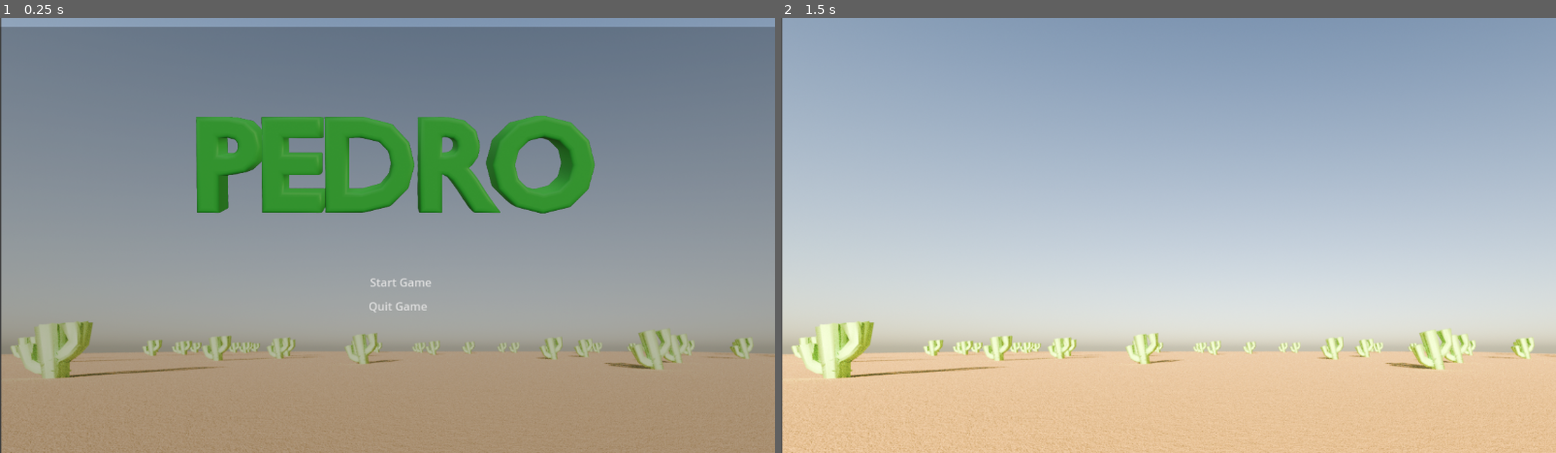
Above: before the commit, frames 1-2 (left to right).
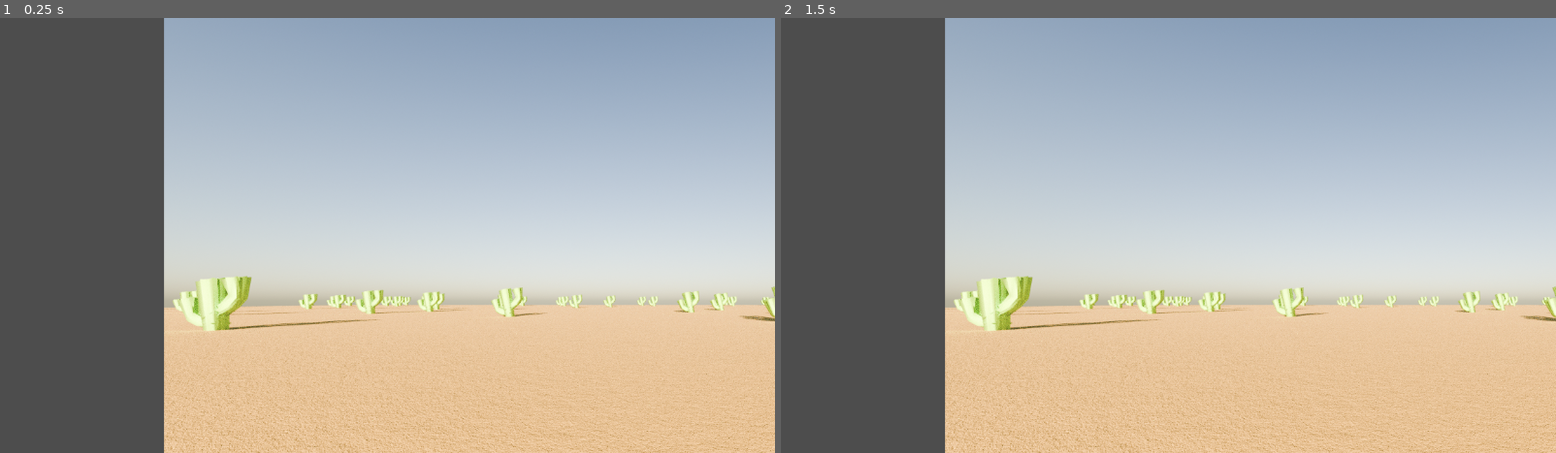
Above: after the commit, the same moments.

Repository: Burns3y/Pedro
Game: Godot game, scene res://scenes/levels/level 1.tscn
Two runs of this game, one before a commit and one after it. Both use one fixed random seed, a clock stepped at 60 frames per second and the inputs below.
Inputs (mouse positions are in pixels of both pictures, inside the frame that each line leads up to):
- Up to frame 1 (0.25 s): no input
- Up to frame 2 (1.5 s): click (1184, 283) at 0.5 s, where only the run before the commit has a clickable "Start Game"; tap Enter at 1.25 s

The runs differ from the first frame. In frame 1, 98% of the frame differs, in the area x 0-100%, y 0-100%; in frame 2, 34%.

Commit message:
realised I deleted lvl 1 so thats fixed now

Diff:
--- a/scenes/levels/Start Screen/start_screen.gd
+++ b/scenes/levels/Start Screen/start_screen.gd
@@ -11,9 +11,9 @@
 
 func _physics_process(delta):
 	if SIGNAL == "true":
-		while modulate.a > 0:
-			$Panel.modulate.a -= 0.1
-			$start_button.modulate.a -= 0.1
-			$quit_button.modulate.a -= 0.1
-			$Logo.modulate.a -= 0.1
+		while $Panel.modulate.a > 0:
+			$Panel.modulate.a -= 0.05
+			$start_button.modulate.a -= 0.05
+			$quit_button.modulate.a -= 0.05
+			$Logo.modulate.a -= 0.05
 			await get_tree().create_timer(3.0).timeout
--- a/scenes/levels/level 1.tscn
+++ b/scenes/levels/level 1.tscn
@@ -1,16 +1,7 @@
-[gd_scene load_steps=4 format=3 uid="uid://b2ka0p8hqghii"]
+[gd_scene load_steps=2 format=3 uid="uid://b2ka0p8hqghii"]
 
-[ext_resource type="Script" path="res://scenes/levels/level 1.gd" id="1_kn8x3"]
-[ext_resource type="PackedScene" uid="uid://chksvnkh4bye7" path="res://scenes/levels/Start Screen/start_screen.tscn" id="1_pf7gu"]
-[ext_resource type="Texture2D" uid="uid://4853smc3bg2i" path="res://assets/backgrounds/pedro_bg3.png" id="2_llwn8"]
+[ext_resource type="Texture2D" uid="uid://4853smc3bg2i" path="res://assets/backgrounds/pedro_bg3.png" id="1_u5ag3"]
 
-[node name="Node2D" type="Node2D"]
-script = ExtResource("1_kn8x3")
-
-[node name="PedroBg3" type="Sprite2D" parent="."]
-position = Vector2(579.982, 405)
-scale = Vector2(1.04897, 1.04897)
-texture = ExtResource("2_llwn8")
-
-[node name="Start_Screen" parent="PedroBg3" instance=ExtResource("1_pf7gu")]
-position = Vector2(-580.552, -337.474)
+[node name="PedroBg3" type="Sprite2D"]
+position = Vector2(795, 340)
+texture = ExtResource("1_u5ag3")
